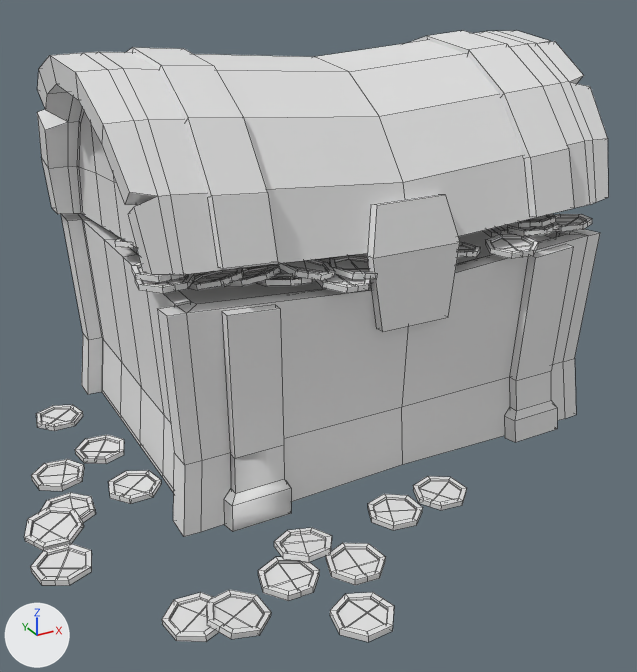
An edit to the FBX model Environment/Chest/SM_TreassureChest_1.fbx, drawn before and after from the same camera.
Before and after are seen from a camera (50 mm lens) standing at (-0.767, -1.386, 0.832) and looking at (-0.111, -0.193, 0.235). Every picture has the same lights, and +X, +Y and +Z are marked at lower left. The first picture is the older version. Mesh edges are drawn as thin lines. Vertices at exactly the same position are counted once.

Objects in the first picture: 'Chest_Body.002', 'Chest_Body.008'.
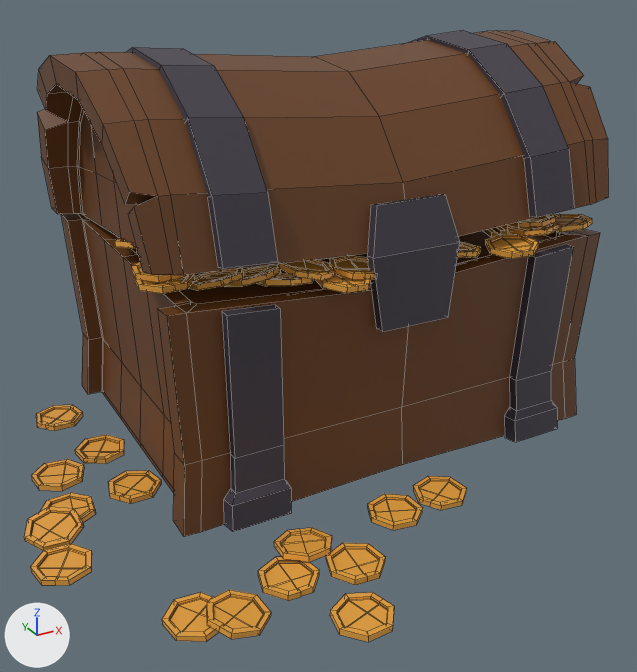
Pixel boxes (x1, y1, x2, y2) of what changed, in the pictures (637 x 672 px):
'Chest_Body.002', recoloured, reshaped (darker): (37, 31, 608, 537) in both
'Chest_Body.008', recoloured: (24, 214, 592, 642) in both
part 1 of me_cube_001, deleted: before (224, 454, 291, 531)
part 2 of me_cube_001, recoloured (white to dark grey): before (127, 31, 574, 506); after (127, 31, 574, 531)

The change, as a diff of the scene's bpy script:
```diff
--- a/Environment/Chest/SM_TreassureChest_1.fbx.py
+++ b/Environment/Chest/SM_TreassureChest_1.fbx.py
@@ mat_ms_chestwood @@
 mat_ms_chestwood = principled_material('MS_ChestWood')
-mat_ms_chestwood.base_color = (0.8, 0.8, 0.8)  # white #e7e7e7
+mat_ms_chestwood.base_color = (0.141, 0.0483, 0.01)  # brown #693e19
@@ mat_ms_coins @@
 mat_ms_coins = principled_material('MS_Coins')
-mat_ms_coins.base_color = (0.8, 0.8, 0.8)  # white #e7e7e7
+mat_ms_coins.base_color = (0.8, 0.371, 0.0537)  # orange #e7a442
@@ mat_ms_chestmetal @@
+mat_ms_chestmetal = principled_material('MS_ChestMetal')
+mat_ms_chestmetal.base_color = (0.0494, 0.0422, 0.0602)  # dark grey #3f3a45
@@ me_cube_001 @@
 # used by ob_chest_body_002; location = (0.0, 0.0, 0.0)
 # verts and faces of me_cube_001; kept vertices keep their numbers, new ones are numbered from 516
 # before: 243 (-0.234, -0.286, 0.116), 244 (-0.319, -0.286, 0.116) at pixel (230, 453), 245 (-0.238, -0.291, 0.056), 249 (-0.226, -0.293, 0.041) at pixel (286, 480), 250 (-0.228, -0.296, -0.004)
 # before: 251 (-0.229, -0.317, 0.042) at pixel (291, 488), 253 (-0.332, -0.317, 0.043) at pixel (232, 506), 254 (-0.322, -0.309, 0.057) at pixel (235, 493), 259 (-0.325, -0.314, -0.002), 261 (-0.319, -0.304, 0.117) at pixel (234, 458)
 # before: 508 (-0.241, -0.296, -0.003), 509 (-0.322, -0.291, 0.057) at pixel (230, 488), 510 (-0.232, -0.321, -0.002) at pixel (291, 513), 511 (-0.334, -0.321, -0.002) at pixel (232, 531), 512 (-0.336, -0.293, 0.042) at pixel (223, 499)
 # before: 513 (-0.338, -0.296, -0.003) at pixel (224, 524), 514 (-0.325, -0.296, -0.003), 515 (-0.241, -0.314, -0.002)
-me_cube_001.from_pydata(...)  # 516 vertices, 495 faces; spans x -0.452..0.452, y -0.321..0.325, z -0.004..0.69
+me_cube_001.from_pydata(...)  # 508 vertices, 482 faces; spans x -0.452..0.452, y -0.321..0.325, z -0.004..0.69
+# me_cube_001 part 1
+delete_vertices([*range(508, 516)])  # with the faces that use them
+# me_cube_001 part 2: 182 faces spanning x -0.338..0.338, y -0.321..0.325, z -0.004..0.69 switch from mat_ms_chestwood (white #e7e7e7) to mat_ms_chestmetal (dark grey #3f3a45)
```
